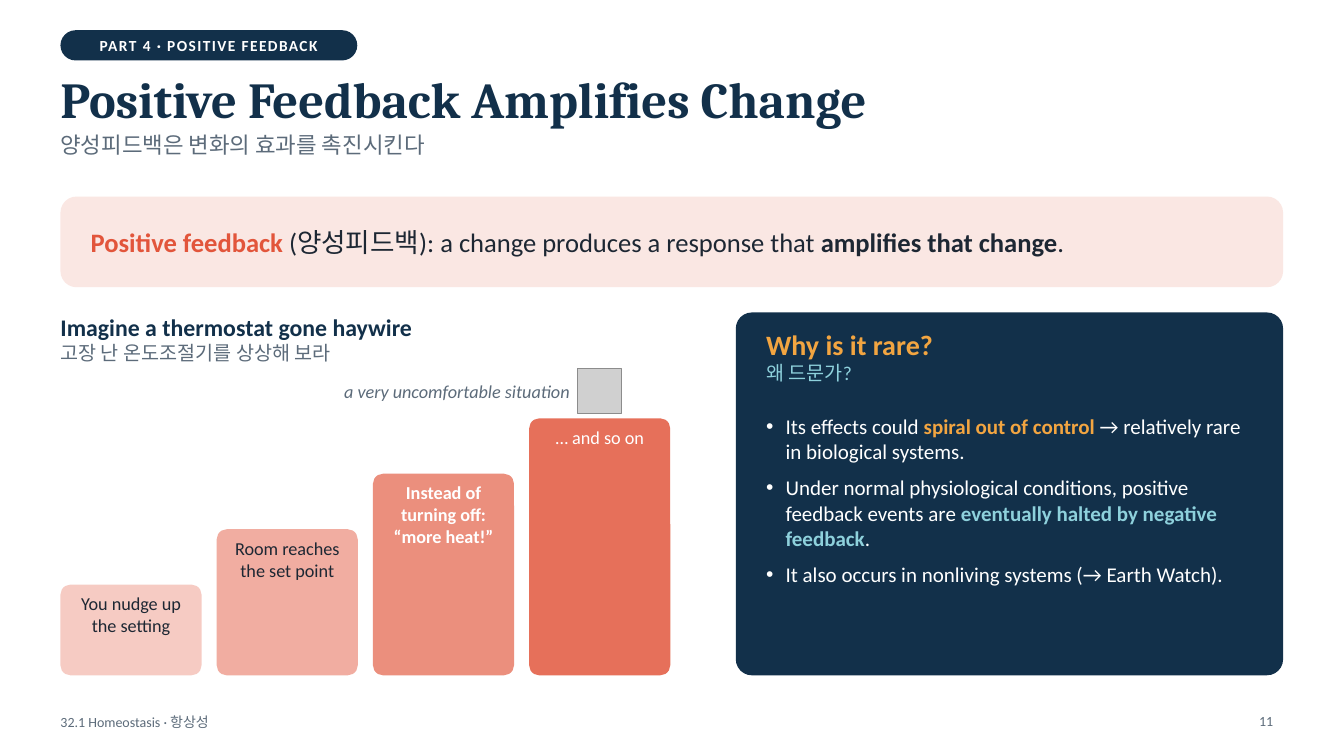
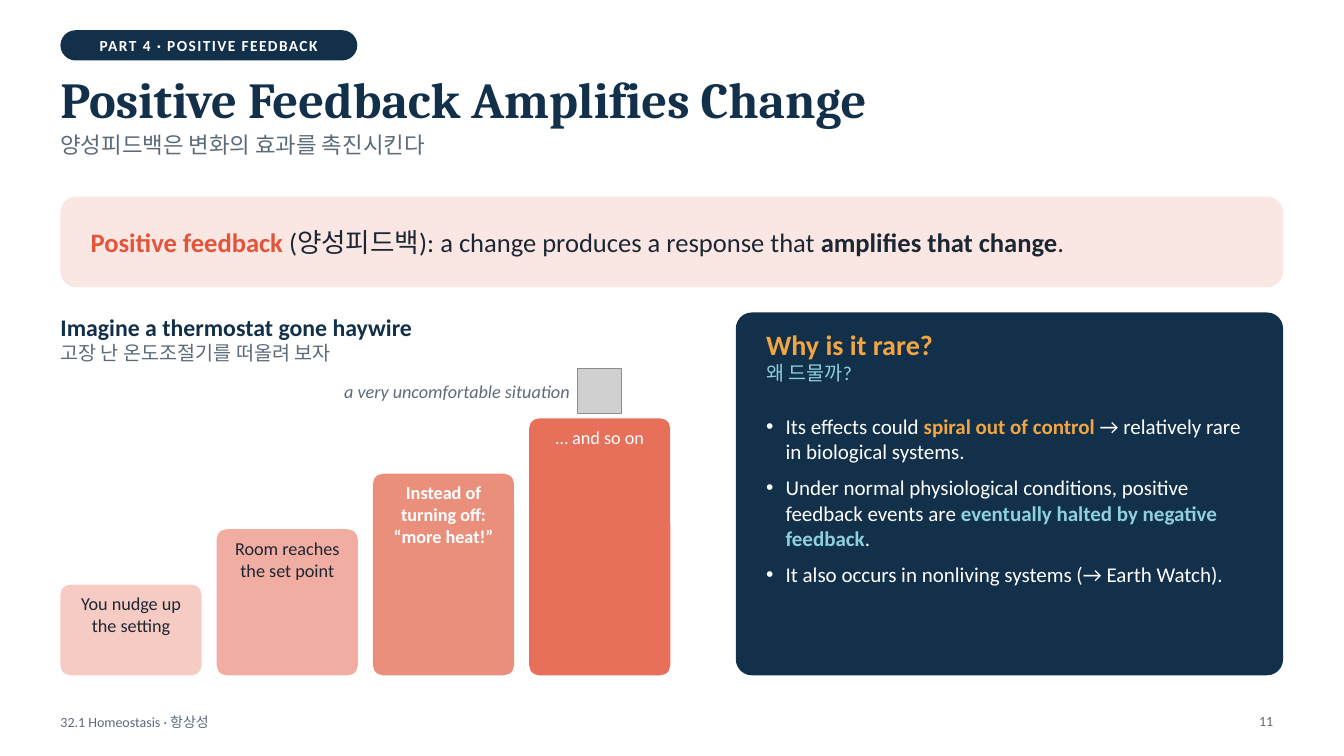
Before and after one commit to coula0908/biology, a slide deck: slide 11 of 32.1_homeostasis/32.1_Homeostasis_short.pptx. Drawn at 1344x756 pixels with LibreOffice and Linux fonts; fonts in the diff are those of the drawing; grey boxes stand for pictures. Boxes give left, top, right and bottom in pixels: in the first picture for what was removed or moved away, otherwise in the second. Text is boxed around its words. In the diff, an @@ line names an element or a change of style, - is before the commit and + after.

```diff
--- a/32.1_homeostasis/32.1_Homeostasis_short.pptx
+++ b/32.1_homeostasis/32.1_Homeostasis_short.pptx
@@ text at box(60, 344, 331, 362): text changed @@
-고장 난 온도조절기를 상상해 보라
+고장 난 온도조절기를 떠올려 보자
@@ text at box(766, 364, 851, 382): text changed @@
-왜 드문가?
+왜 드물까?
```
Also in this commit, not shown: 2 other slides changed, 8 other files.
